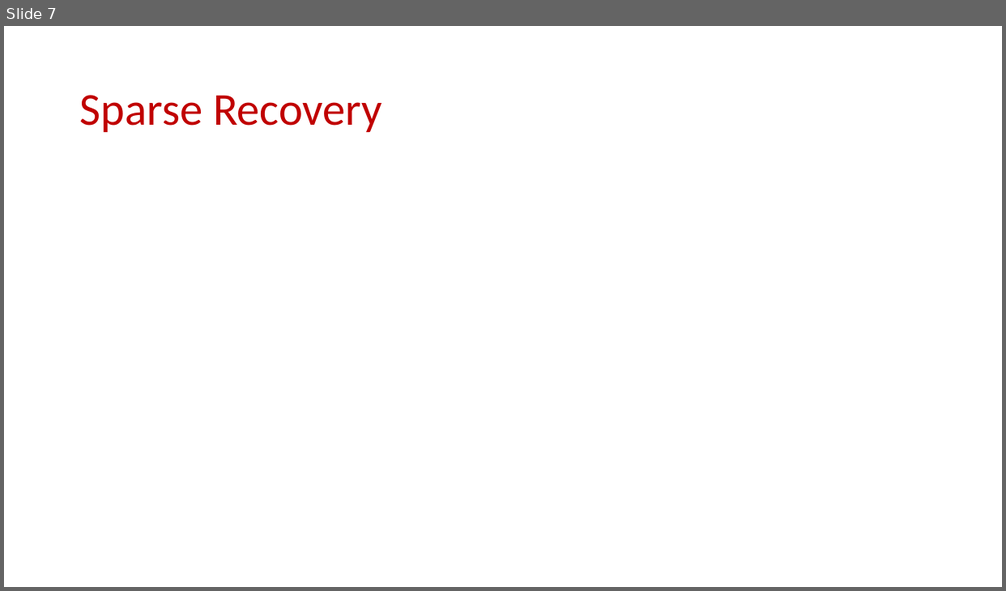
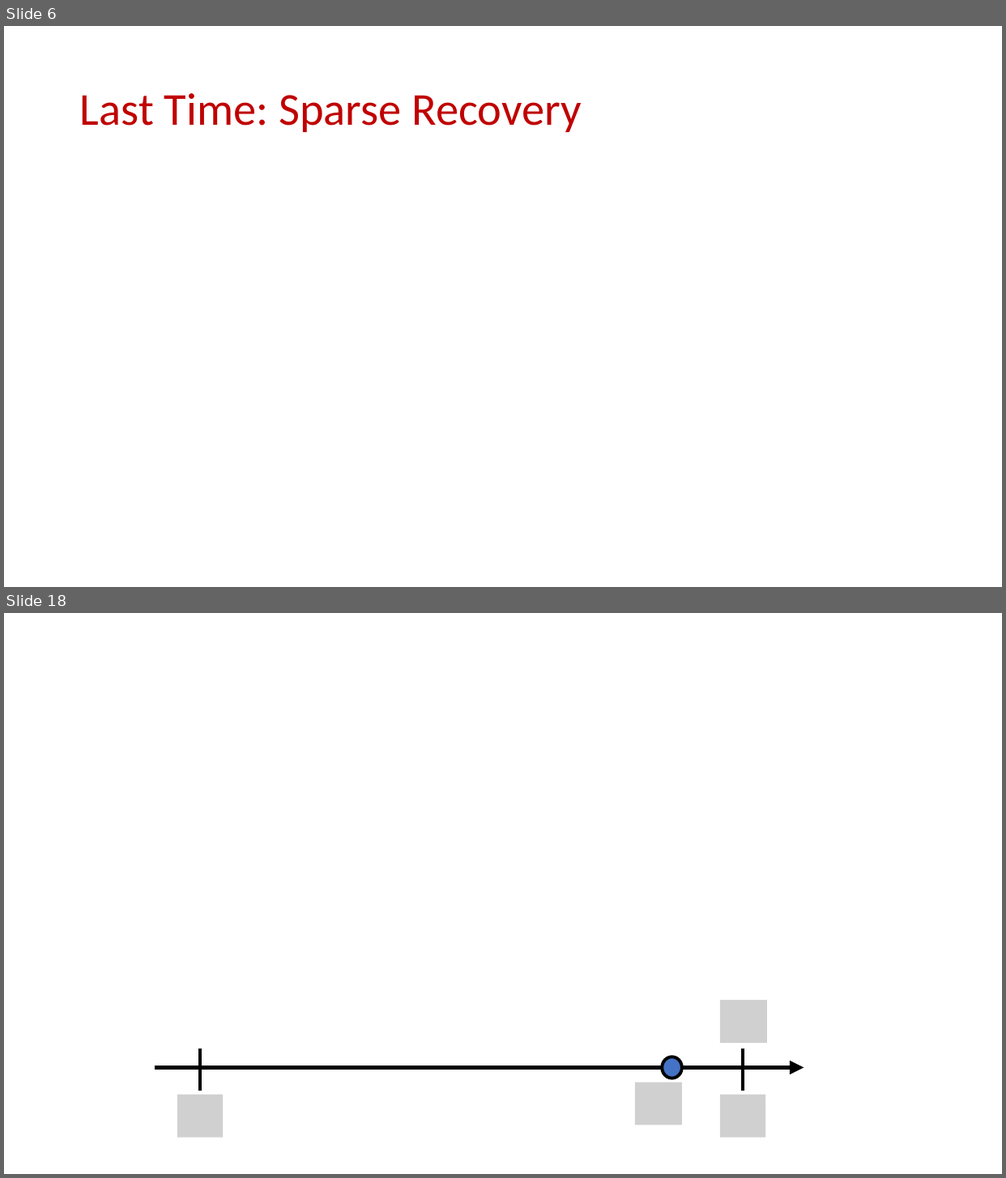
Before and after one commit to samsonzhou/samsonzhou.github.io, a slide deck: CSCE689-23/L18.pptx. Shown one above the other, each under a label of ours: slide 7 before the commit, slides 6 and 18 after it; the slides between them are not shown. The pictures are 1006x591 and 1006x1178 pixels, drawn with LibreOffice and Linux fonts; fonts in the diff are those of the drawing; grey boxes stand for pictures. Boxes give left, top, right and bottom in pixels: in the first picture for what was removed or moved away, otherwise in the second. Text is boxed around its words. In the diff, an @@ line names an element or a change of style, - is before the commit and + after.

```diff
--- a/CSCE689-23/L18.pptx
+++ b/CSCE689-23/L18.pptx
@@ slide 18 added at (x1=4, y1=613, x2=1002, y2=1174), background #FFFFFF @@
@@ picture added at (x1=720, y1=1000, x2=768, y2=1043) @@
@@ line added from (200, 1049) to (200, 1092), #000000 3 pt @@
@@ line added from (743, 1049) to (743, 1092), #000000 3 pt @@
@@ arrow added from (155, 1068) to (804, 1068), #000000 4.5 pt @@
@@ ellipse added at (x1=662, y1=1057, x2=682, y2=1079), fill #4472C4, outline #000000 3 pt @@
@@ picture added at (x1=177, y1=1095, x2=223, y2=1138) @@
@@ picture added at (x1=635, y1=1082, x2=682, y2=1125) @@
@@ picture added at (x1=720, y1=1095, x2=766, y2=1138) @@
@@ what was slide 7 is now slide 6 @@
@@ slide 6 changed as well @@
@@ title at (x1=80, y1=93, x2=581, y2=132): text changed @@
-Sparse Recovery
+Last Time: Sparse Recovery
```
Also in this commit, not shown: 1 other slide changed, 25 other slides added, 64 slides removed, 6 other files.
